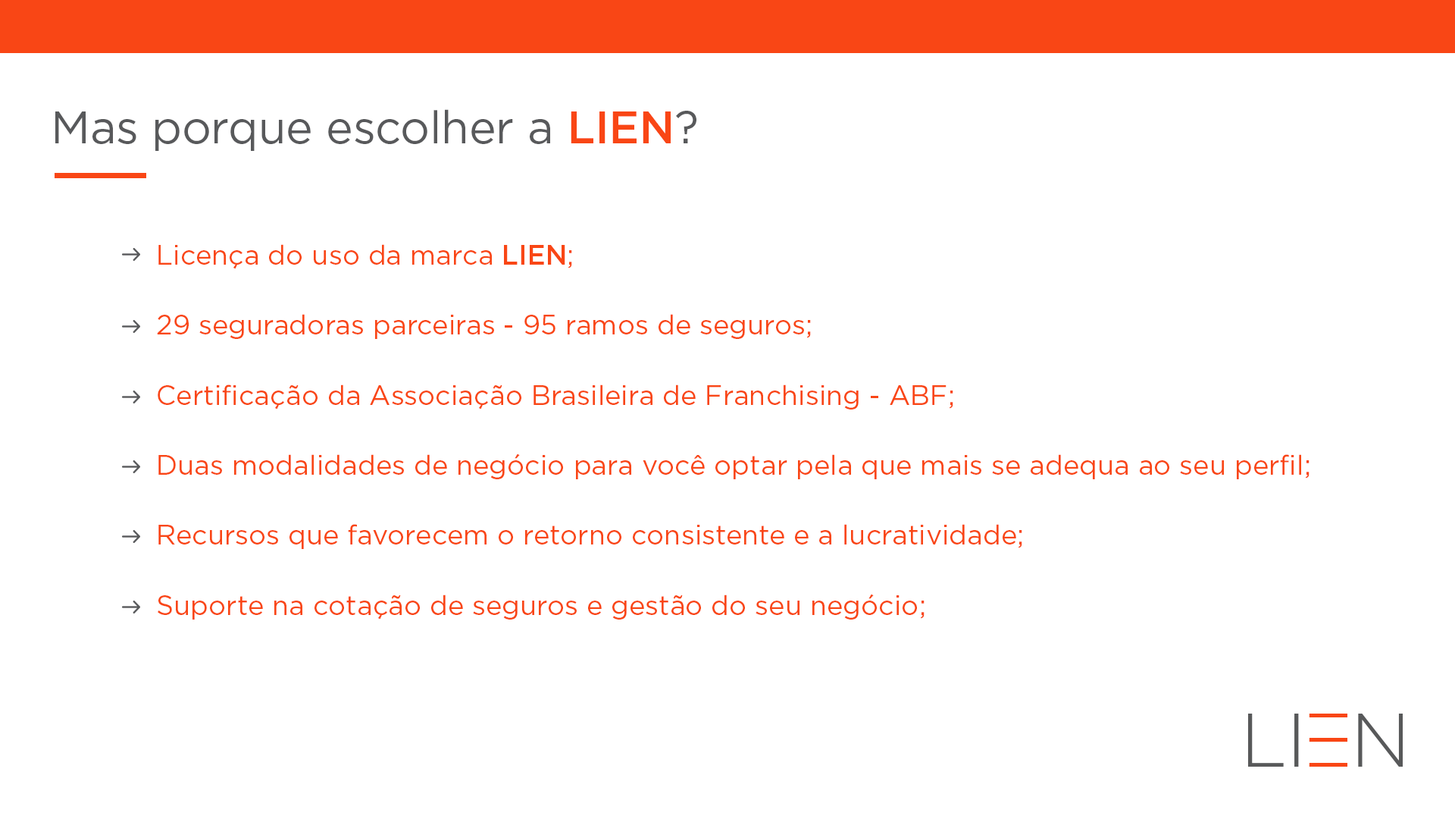
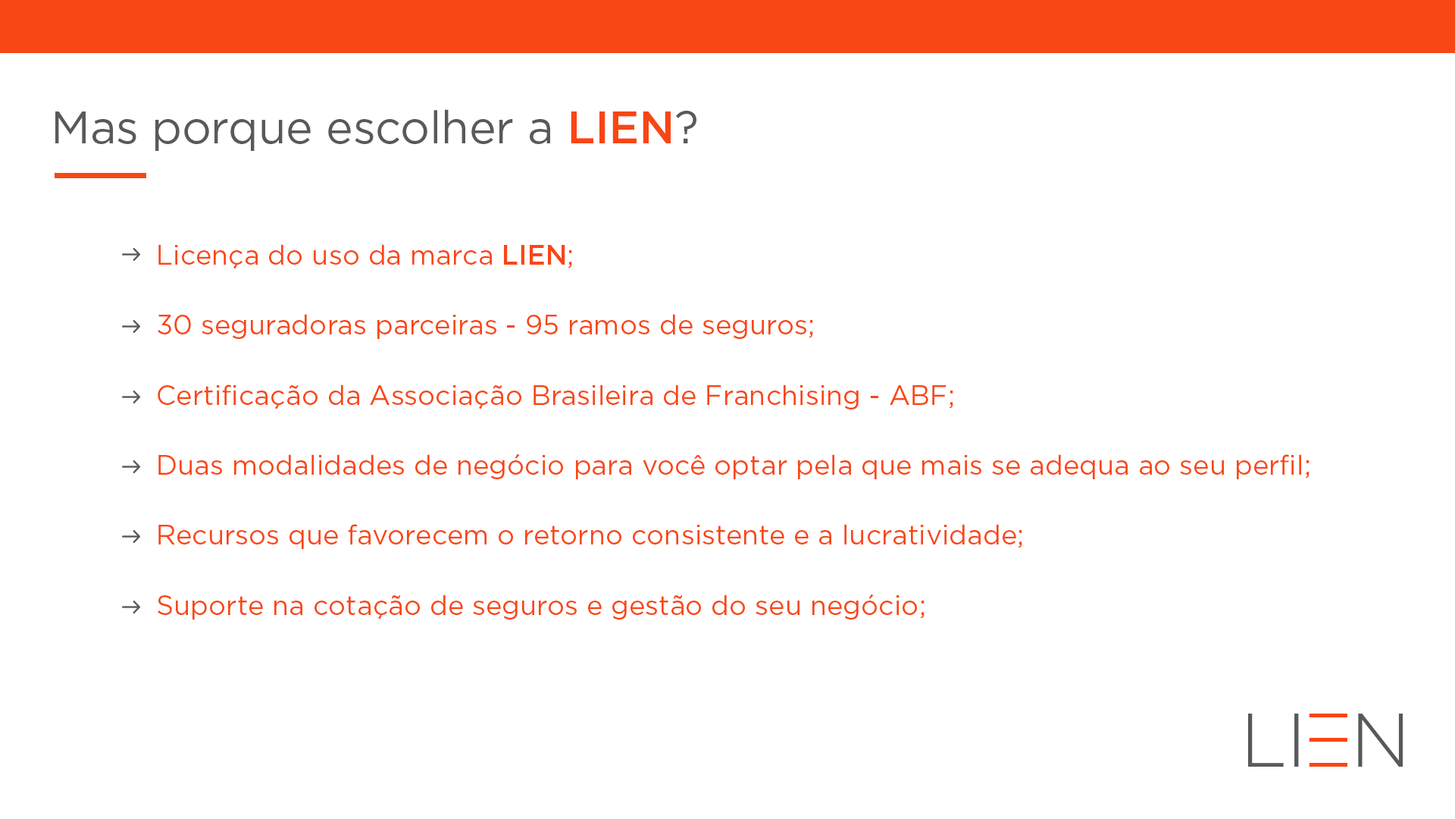
Comparing the layer stacks of the two 1455 × 819 images. Changes:
renamed "29 seguradoras parceiras - 95 ramos de seguros;" to "30 seguradoras parceiras - 95 ramos de seguros;", painted on it over [156, 313, 814, 339]
